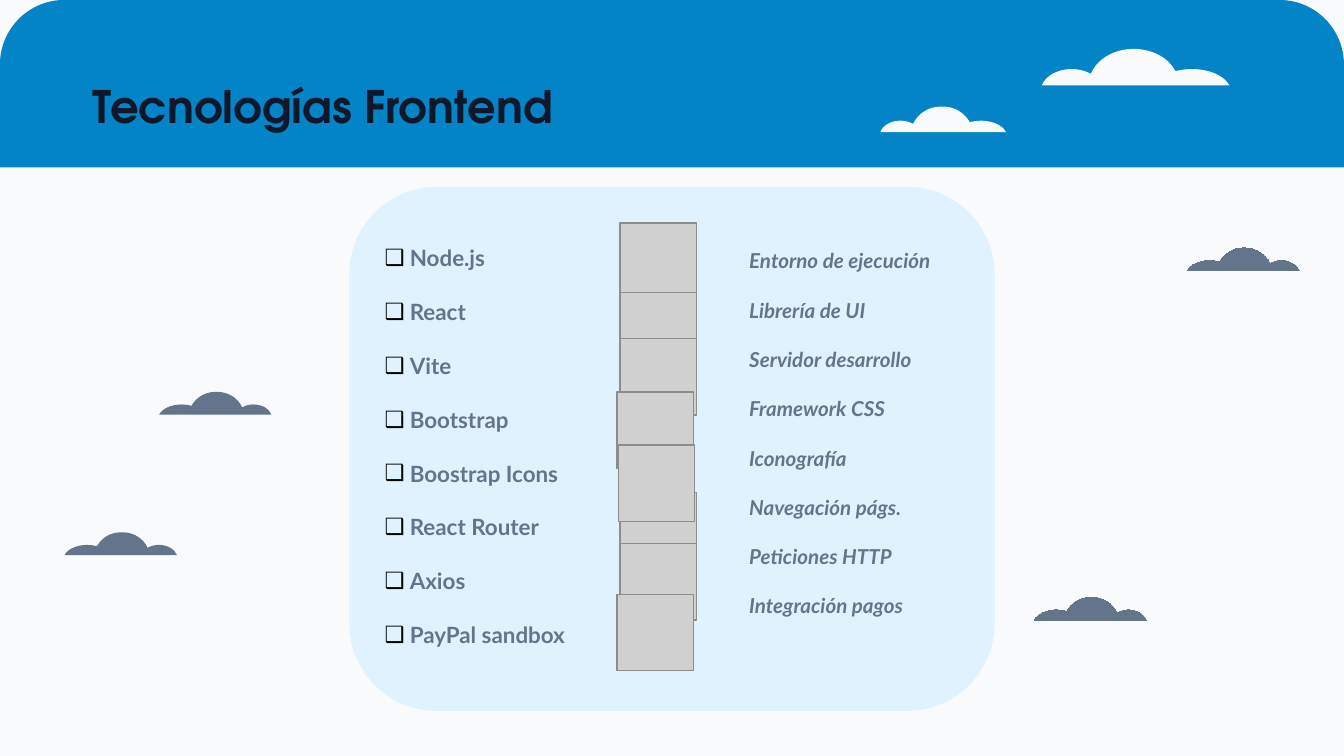
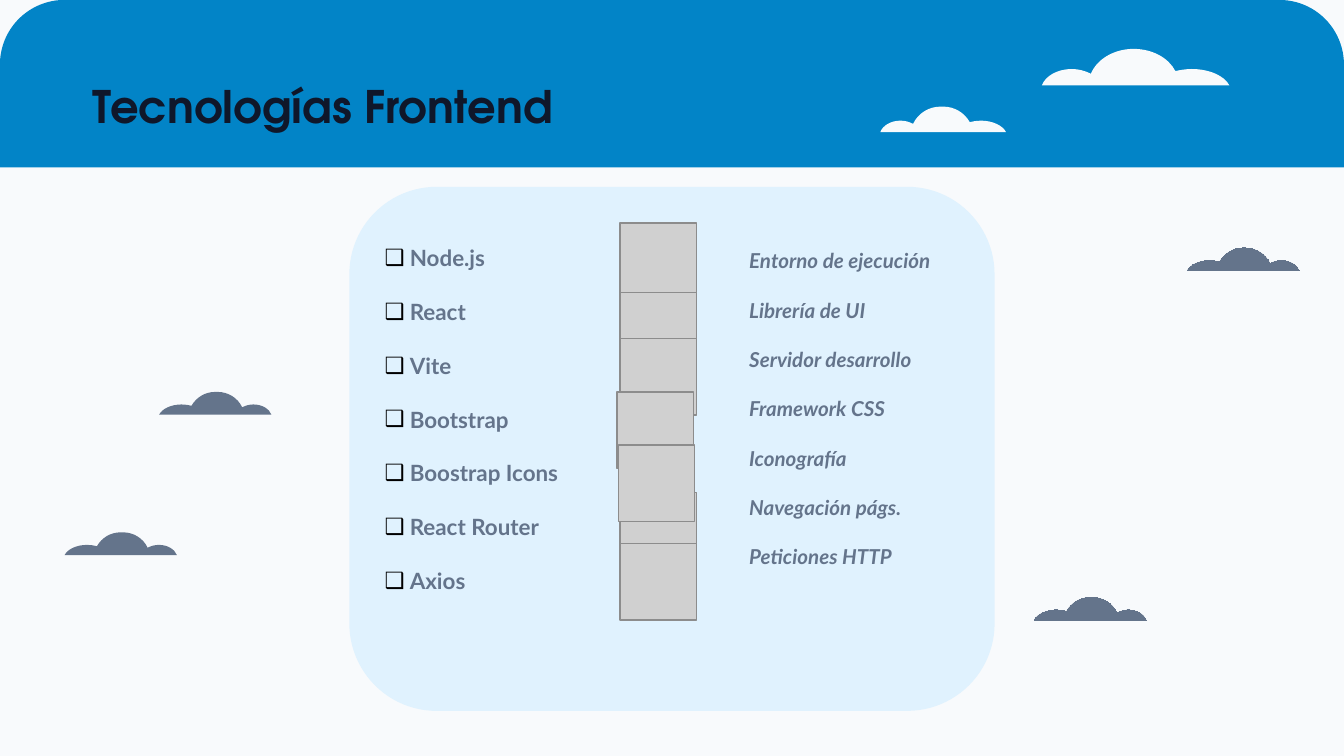
Before and after one commit to terryelrouter/Proyecto-TFG, a slide deck: slide 7 of BTT PowerPoint SIN VIDEO.pptx. Drawn at 1344x756 pixels with LibreOffice and Linux fonts; fonts in the diff are those of the drawing; grey boxes stand for pictures. Boxes give left, top, right and bottom in pixels: in the first picture for what was removed or moved away, otherwise in the second. Text is boxed around its words. In the diff, an @@ line names an element or a change of style, - is before the commit and + after.

```diff
--- a/BTT PowerPoint SIN VIDEO.pptx
+++ b/BTT PowerPoint SIN VIDEO.pptx
@@ picture removed at <box>617,594,694,671</box> @@
@@ text at <box>749,598,903,617</box>: paragraph removed @@
-Integración pagos
@@ text at <box>410,626,565,647</box>: paragraph removed @@
-❑ PayPal sandbox
```
Also in this commit, not shown: 1 other slide changed.
